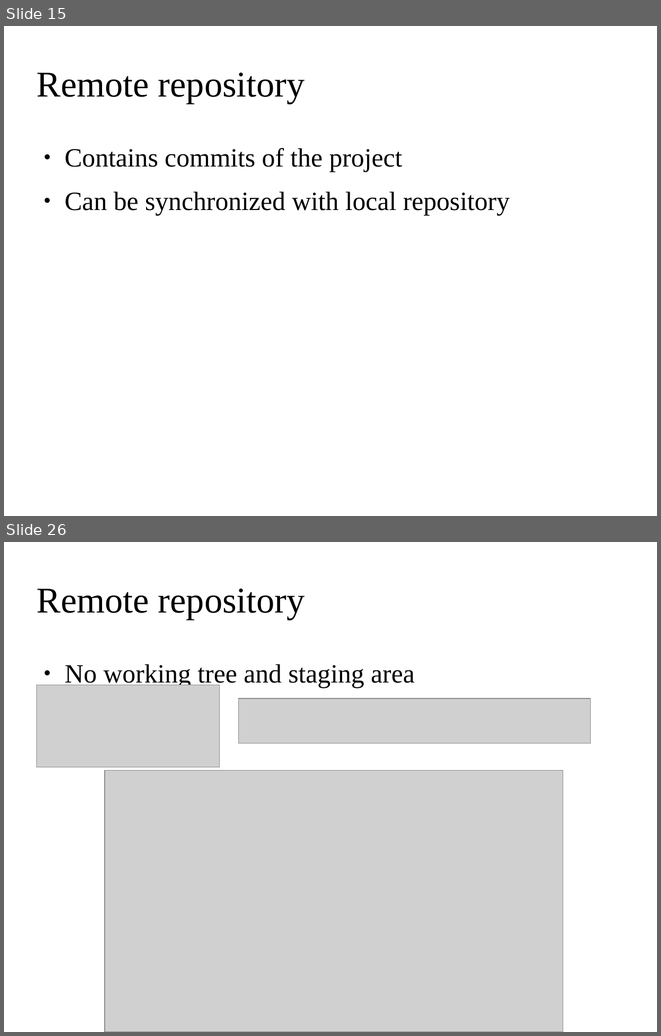
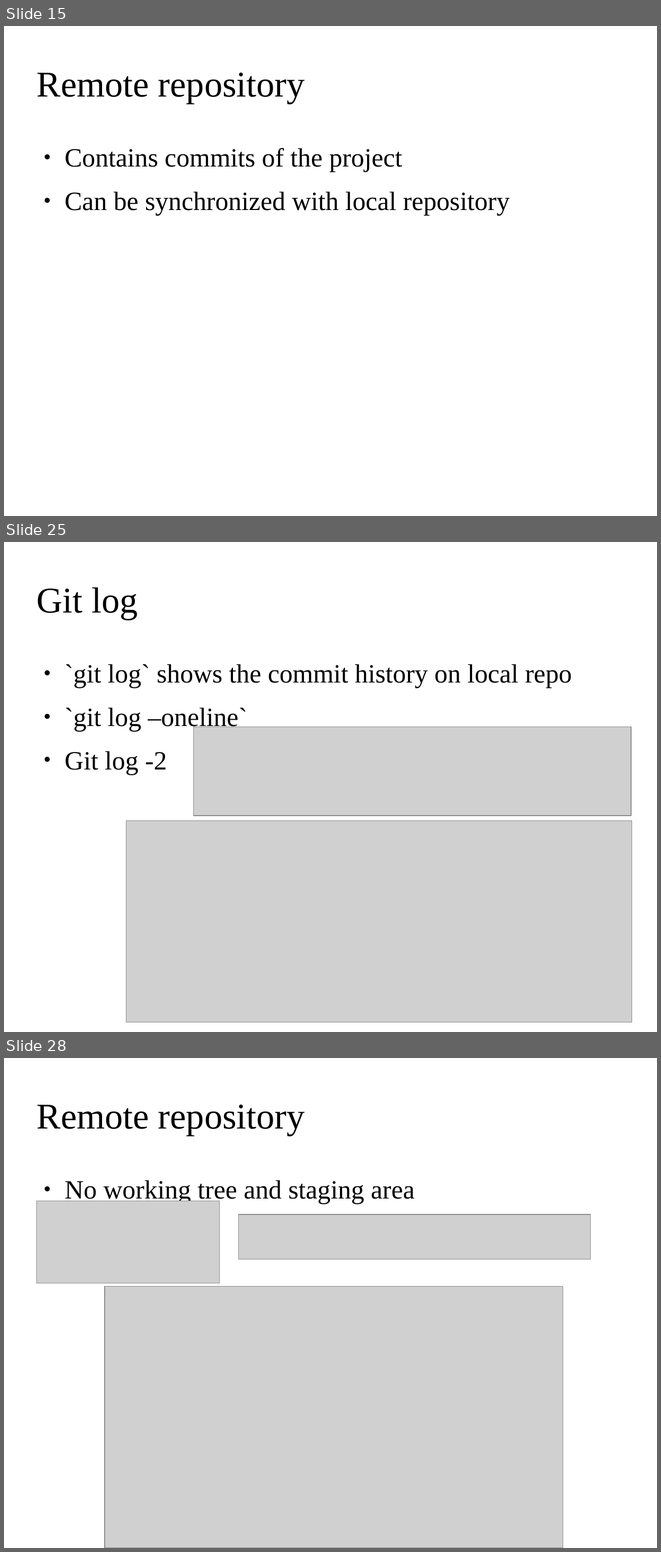
Before and after one commit to ehsansh84/git-tutorial, a slide deck: git.odp. Shown one above the other, each under a label of ours: slides 15 and 26 before the commit, slides 15, 25 and 28 after it; the slides between them are not shown. The pictures are 661x1036 and 661x1552 pixels, drawn with LibreOffice and Linux fonts; fonts in the diff are those of the drawing; grey boxes stand for pictures; background and template pictures are left out. Boxes give left, top, right and bottom in pixels: in the first picture for what was removed or moved away, otherwise in the second. Text is boxed around its words. In the diff, an @@ line names an element or a change of style, - is before the commit and + after.

```diff
--- a/git.odp
+++ b/git.odp
@@ slide 25 added at (4, 542, 657, 1032), background picture (left out) @@
@@ title added at (37, 587, 138, 620), 44 pt, text #000000 @@
+Git log
@@ text added at (64, 664, 572, 775), 32 pt, text #000000 @@
+● `git log` shows the commit history on local repo
+● `git log –oneline`
+● Git log -2
@@ picture added at (194, 727, 632, 816) @@
@@ picture added at (126, 820, 632, 1022) @@
@@ what was slide 26 is now slide 28 @@
```
Also in this commit, not shown: 25 slides changed, 2 other slides added.
